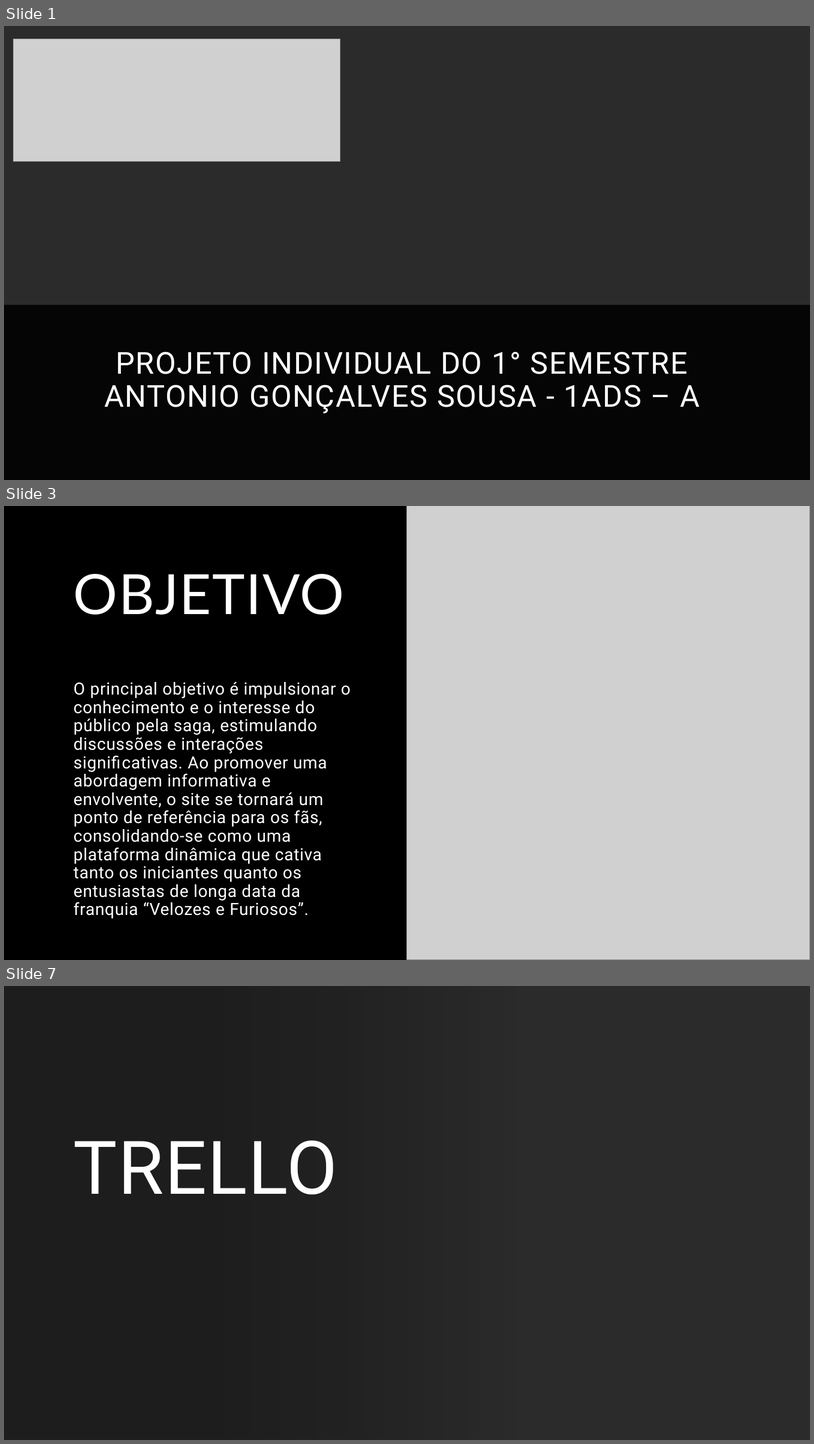
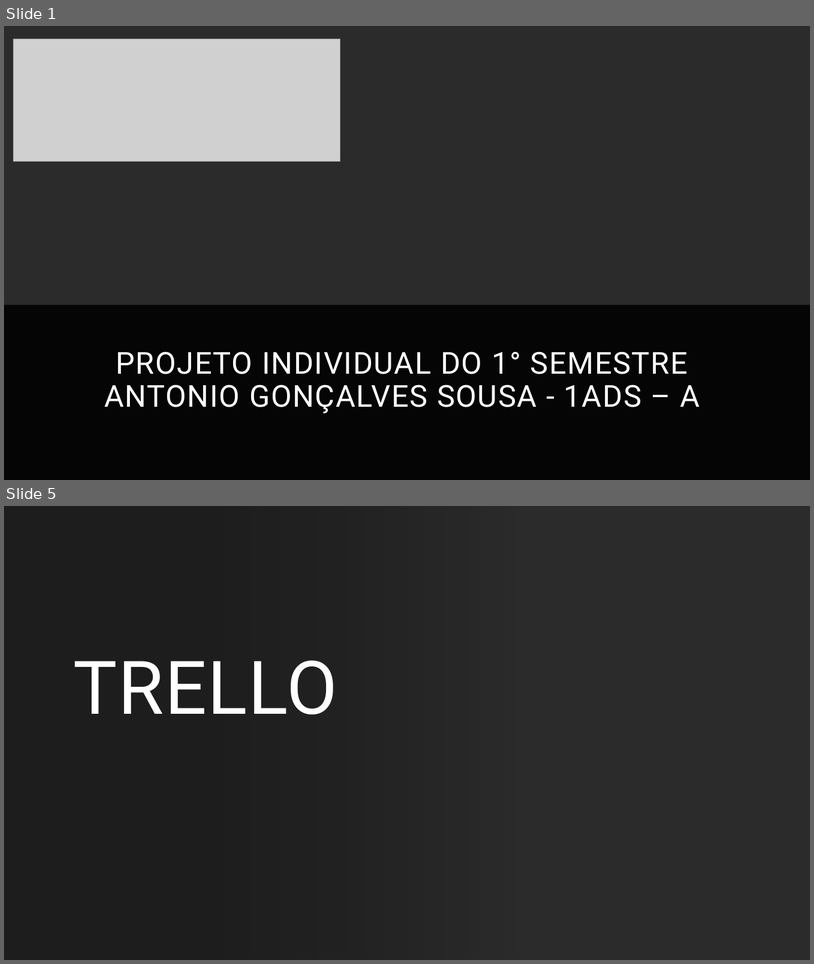
Before and after one commit to AntonioGoncalvesSousa/Projeto-Individual, a slide deck: Documentação/Documentação Proj.pptx. Shown one above the other, each under a label of ours: slides 1, 3 and 7 before the commit, slides 1 and 5 after it; the slides between them are not shown. The pictures are 814x1444 and 814x964 pixels, drawn with LibreOffice and Linux fonts; fonts in the diff are those of the drawing; grey boxes stand for pictures; background and template pictures are left out; a plain dark background stands for a picture behind light text. Boxes give left, top, right and bottom in pixels: in the first picture for what was removed or moved away, otherwise in the second. Text is boxed around its words. In the diff, an @@ line names an element or a change of style, - is before the commit and + after.

```diff
--- a/Documentação/Documentação Proj.pptx
+++ b/Documentação/Documentação Proj.pptx
@@ slide 3 removed at (4,506,810,960), background #000000 @@
@@ rectangle removed at (4,506,810,656) @@
@@ rectangle removed at (4,506,810,960) @@
@@ rectangle removed at (4,506,407,960) @@
@@ picture removed at (407,506,810,960) @@
@@ title removed at (74,574,344,615) @@
-OBJETIVO
@@ text removed at (74,682,351,918) @@
-O principal objetivo é impulsionar o conhecimento e o interesse do público pela saga, estimulando discussões e interações significativas. Ao promover uma abordagem informativa e envolvente, o site se tornará um ponto de referência para os fãs, consolidando-se como uma plataforma dinâmica que cativa tanto os iniciantes quanto os entusiastas de longa data da franquia “Velozes e Furiosos”.
@@ what was slide 7 is now slide 5 @@
```
Also in this commit, not shown: 2 slides changed, 5 slides added, 6 other slides removed, 2 other files.
